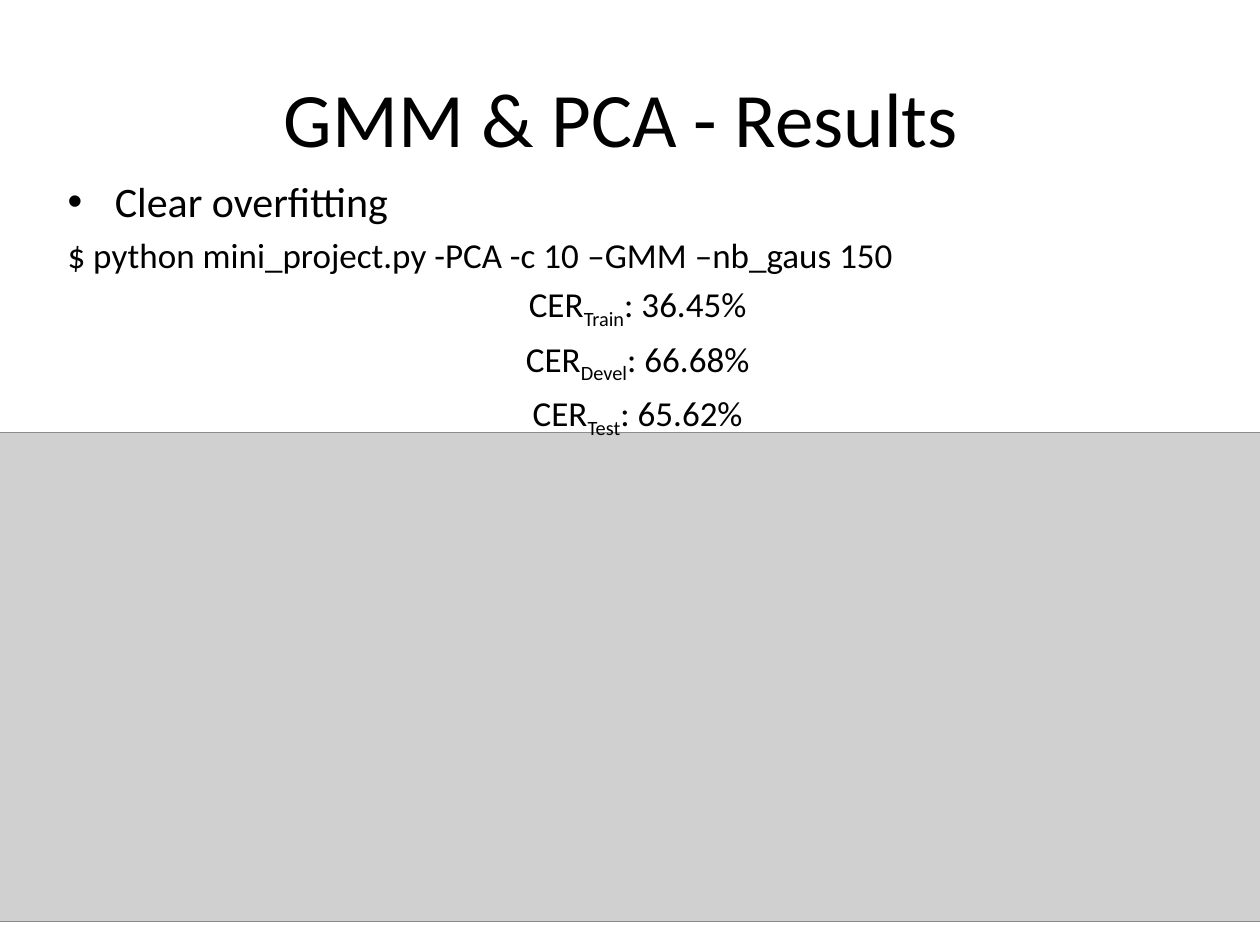
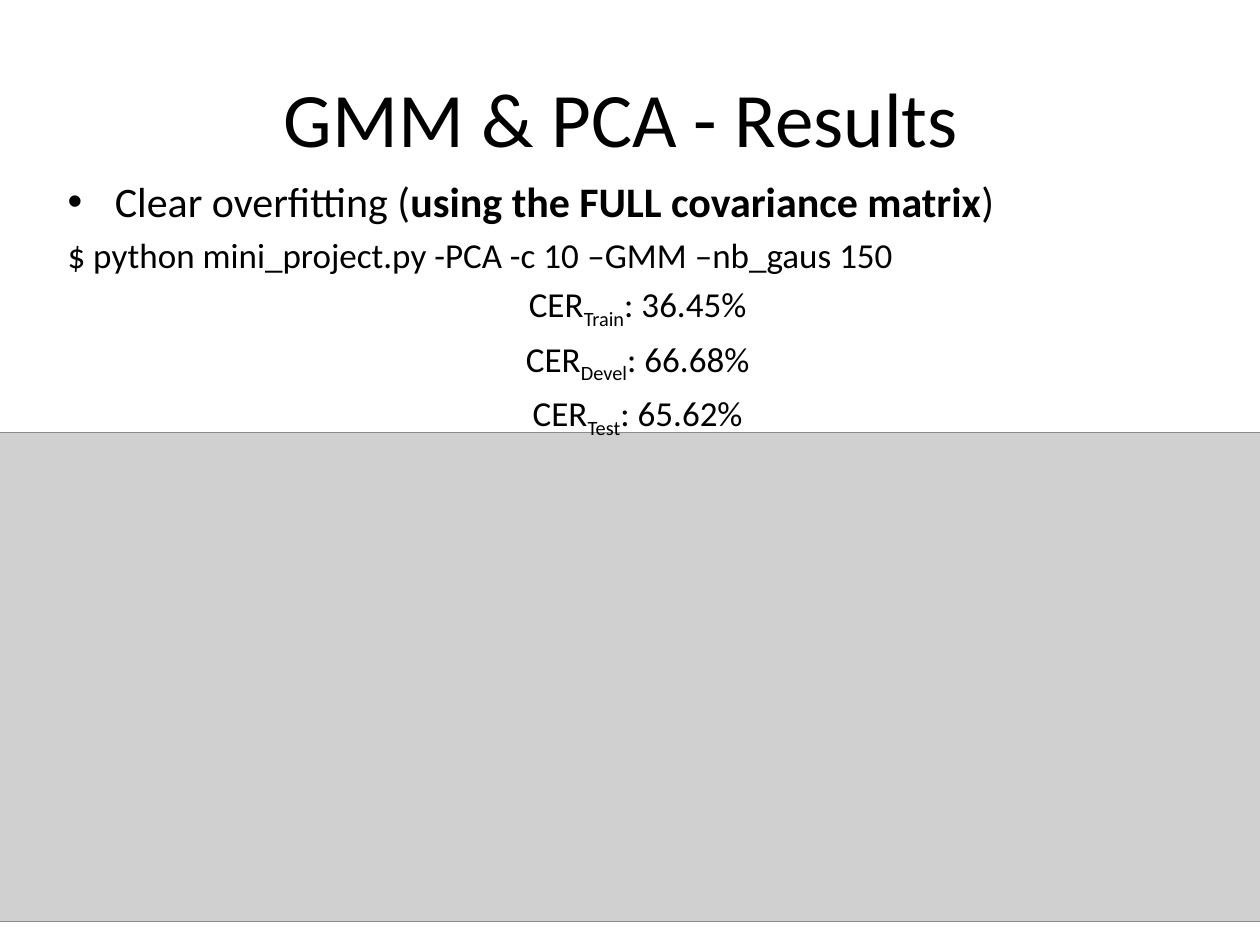
Before and after one commit to tiagofrepereira2012/FSPR_miniproject, a slide deck: slide 8 of presentation/Presentation.pptx. Drawn at 1260x945 pixels with LibreOffice and Linux fonts; fonts in the diff are those of the drawing; grey boxes stand for pictures. Boxes give left, top, right and bottom in pixels: in the first picture for what was removed or moved away, otherwise in the second. Text is boxed around its words. In the diff, an @@ line names an element or a change of style, - is before the commit and + after.

```diff
--- a/presentation/Presentation.pptx
+++ b/presentation/Presentation.pptx
@@ text at (115, 186, 994, 225): text changed; bold on @@
-• Clear overfitting
+• Clear overfitting (using the FULL covariance matrix)
```
Also in this commit, not shown: 1 slide added, 1 other file.
